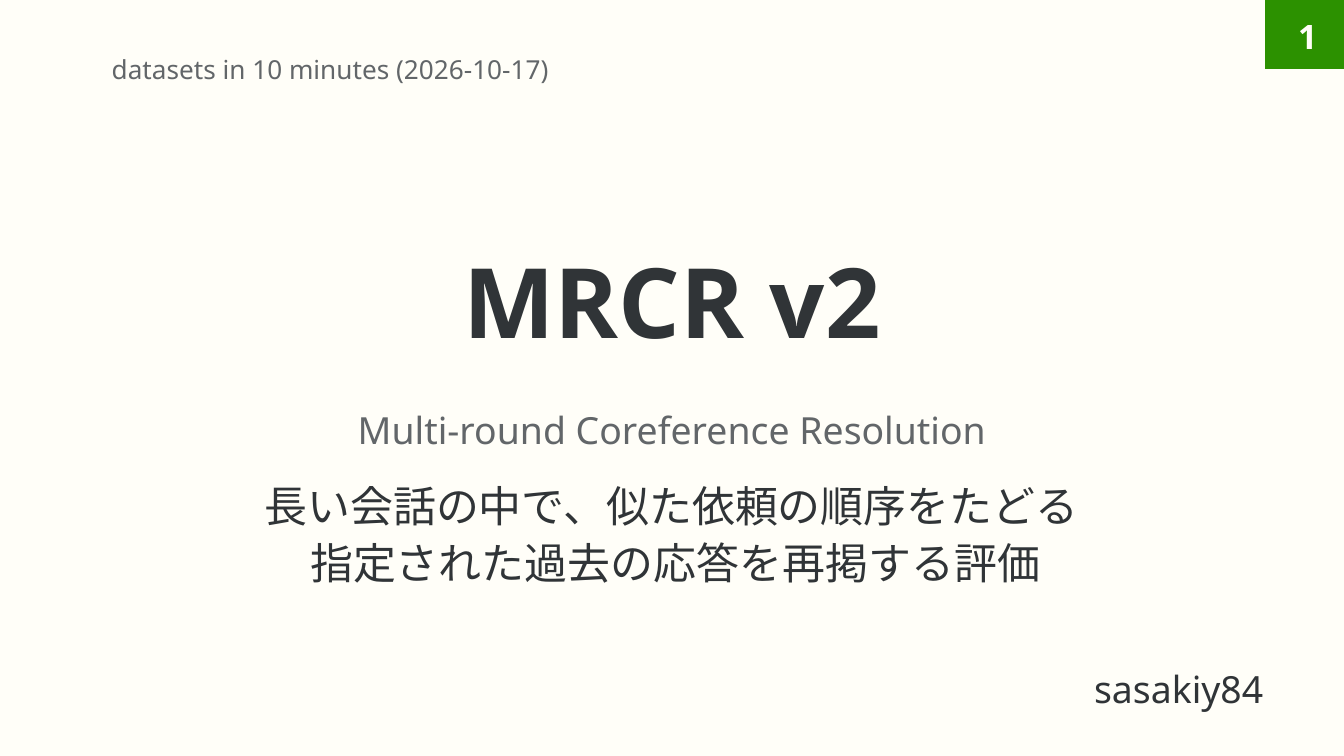
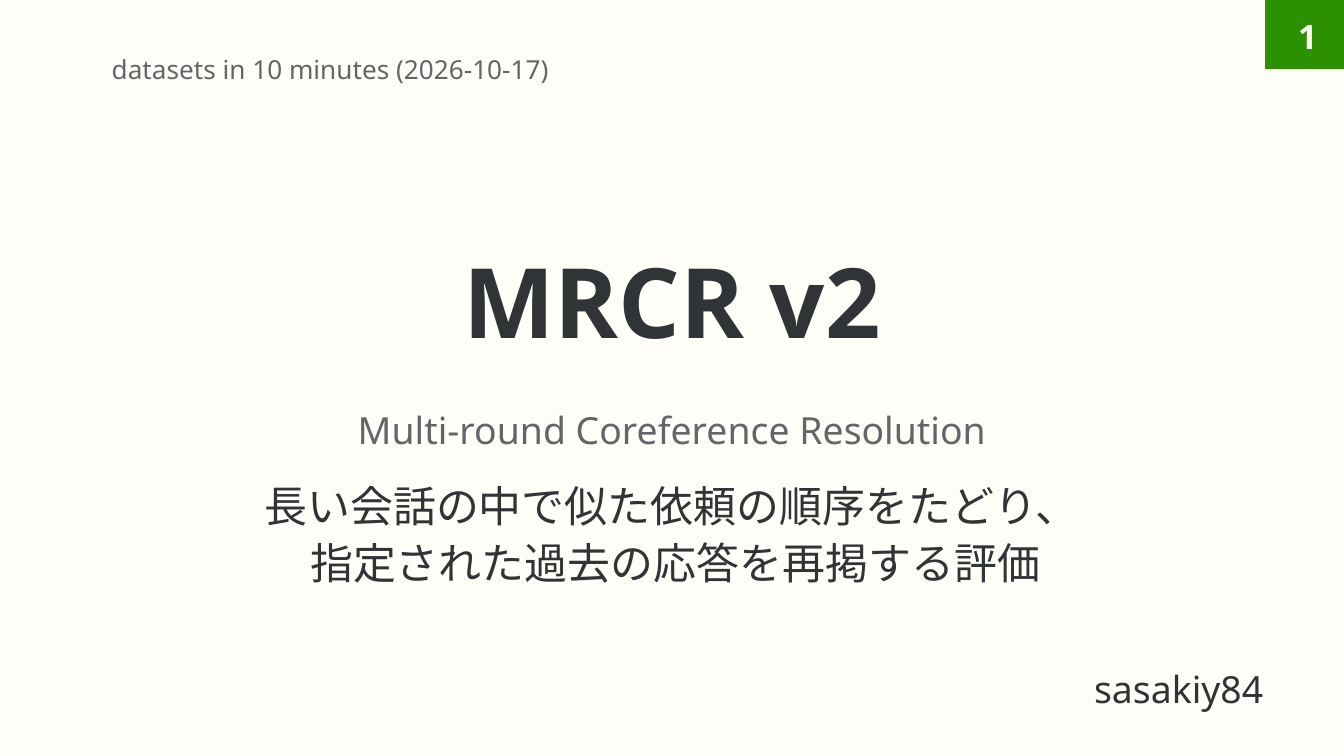
Before and after one commit to sasakiy84/datasets-in-10-minutes, a slide deck: slide 1 of slides/datasets-in-10-minutes-mrcr-v2.pptx. Drawn at 1344x756 pixels with LibreOffice and Linux fonts; fonts in the diff are those of the drawing. Boxes give left, top, right and bottom in pixels: in the first picture for what was removed or moved away, otherwise in the second. Text is boxed around its words. In the diff, an @@ line names an element or a change of style, - is before the commit and + after.

Commit message:
Proofread mrcr-v2 slides page by page with Gemini

```diff
--- a/slides/datasets-in-10-minutes-mrcr-v2.pptx
+++ b/slides/datasets-in-10-minutes-mrcr-v2.pptx
@@ subtitle at [264, 486, 1078, 583]: text changed @@
-長い会話の中で、似た依頼の順序をたどる
-指定された過去の応答を再掲する評価
+長い会話の中で似た依頼の順序をたどり、
+指定された過去の応答を再掲する評価
```
Also in this commit, not shown: 21 other slides changed, 7 other files.
